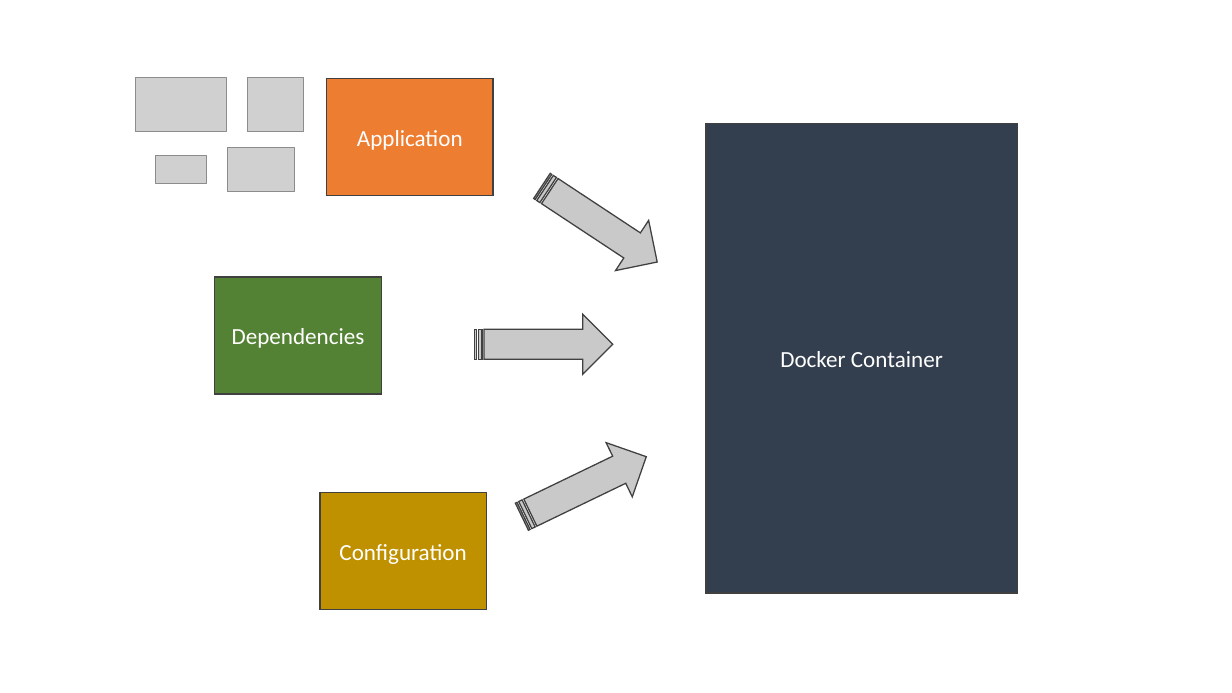
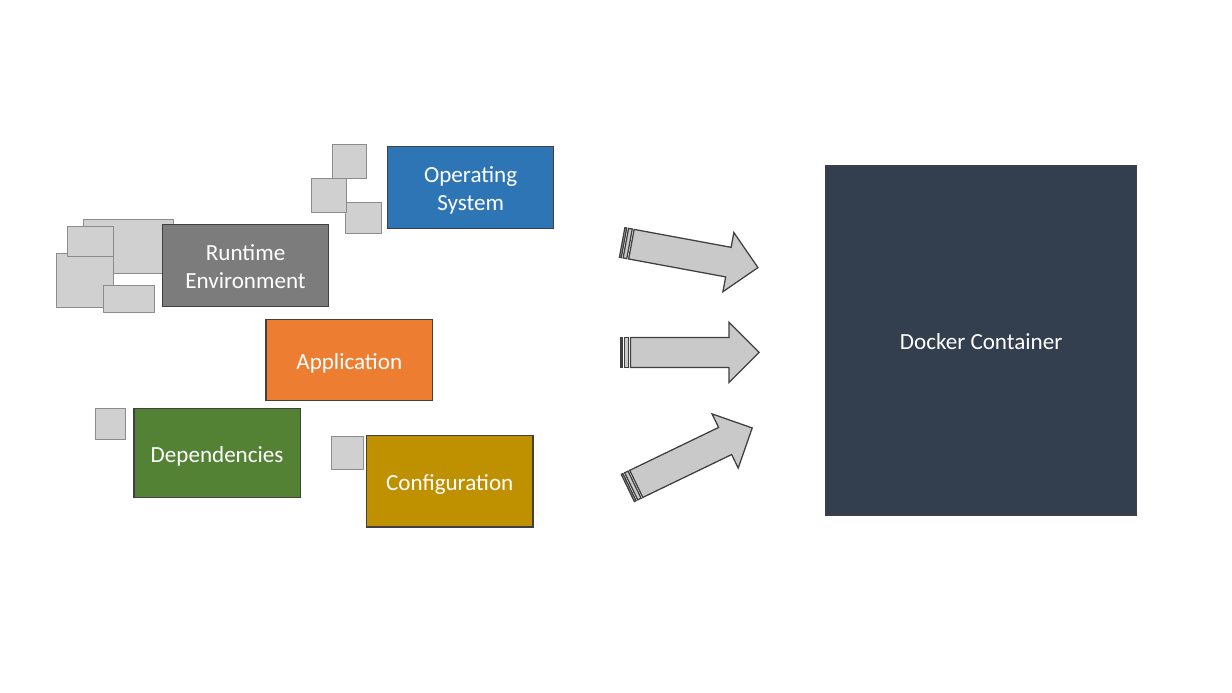
Before and after one commit to albertattard/presentation-layered-jar, a slide deck: slide 1 of assets/images/Images.pptx. Drawn at 1232x693 pixels with LibreOffice and Linux fonts; fonts in the diff are those of the drawing; grey boxes stand for pictures. Boxes give left, top, right and bottom in pixels: in the first picture for what was removed or moved away, otherwise in the second. Text is boxed around its words. In the diff, an @@ line names an element or a change of style, - is before the commit and + after.

Commit message:
Update presentation...

```diff
--- a/assets/images/Images.pptx
+++ b/assets/images/Images.pptx
@@ picture removed at [227, 147, 295, 191] @@
@@ picture added at [332, 144, 366, 178] @@
@@ rectangle added at [387, 147, 554, 228], fill #2E75B6, outline #404040 1 pt, 18 pt, text #FFFFFF @@
+Operating System
@@ picture added at [311, 178, 346, 213] @@
@@ rectangle "Docker Container": place and size @@
-rectangle "Docker Container" at [706, 124, 1018, 593]
+rectangle "Docker Container" at [825, 165, 1137, 515]
@@ picture added at [346, 202, 382, 234] @@
@@ picture added at [67, 226, 114, 257] @@
@@ picture: place and size @@
-picture at [136, 78, 226, 132]
+picture at [83, 220, 174, 274]
@@ rectangle added at [163, 225, 329, 306], fill #7C7C7C, outline #404040 1 pt, 18 pt, text #FFFFFF @@
+Runtime Environment
@@ striped right arrow at [617, 212, 764, 297]: rotation 33 to 10 degrees @@
@@ picture: place and size @@
-picture at [248, 78, 304, 132]
+picture at [57, 253, 114, 308]
@@ picture: place and size @@
-picture at [155, 156, 206, 184]
+picture at [104, 285, 154, 312]
@@ rectangle "Application": place and size @@
-rectangle "Application" at [326, 79, 493, 196]
+rectangle "Application" at [266, 319, 433, 400]
@@ striped right arrow: place and size @@
-striped right arrow at [475, 314, 614, 374]
+striped right arrow at [621, 323, 760, 383]
@@ picture added at [95, 409, 126, 439] @@
@@ rectangle "Dependencies": place and size @@
-rectangle "Dependencies" at [215, 277, 382, 395]
+rectangle "Dependencies" at [134, 409, 300, 497]
@@ striped right arrow: place and size @@
-striped right arrow at [509, 429, 660, 544]
+striped right arrow at [615, 401, 766, 515]
@@ picture added at [332, 437, 364, 470] @@
@@ rectangle "Configuration": place and size @@
-rectangle "Configuration" at [320, 493, 486, 610]
+rectangle "Configuration" at [367, 436, 533, 528]
```
Also in this commit, not shown: 1 other file.
